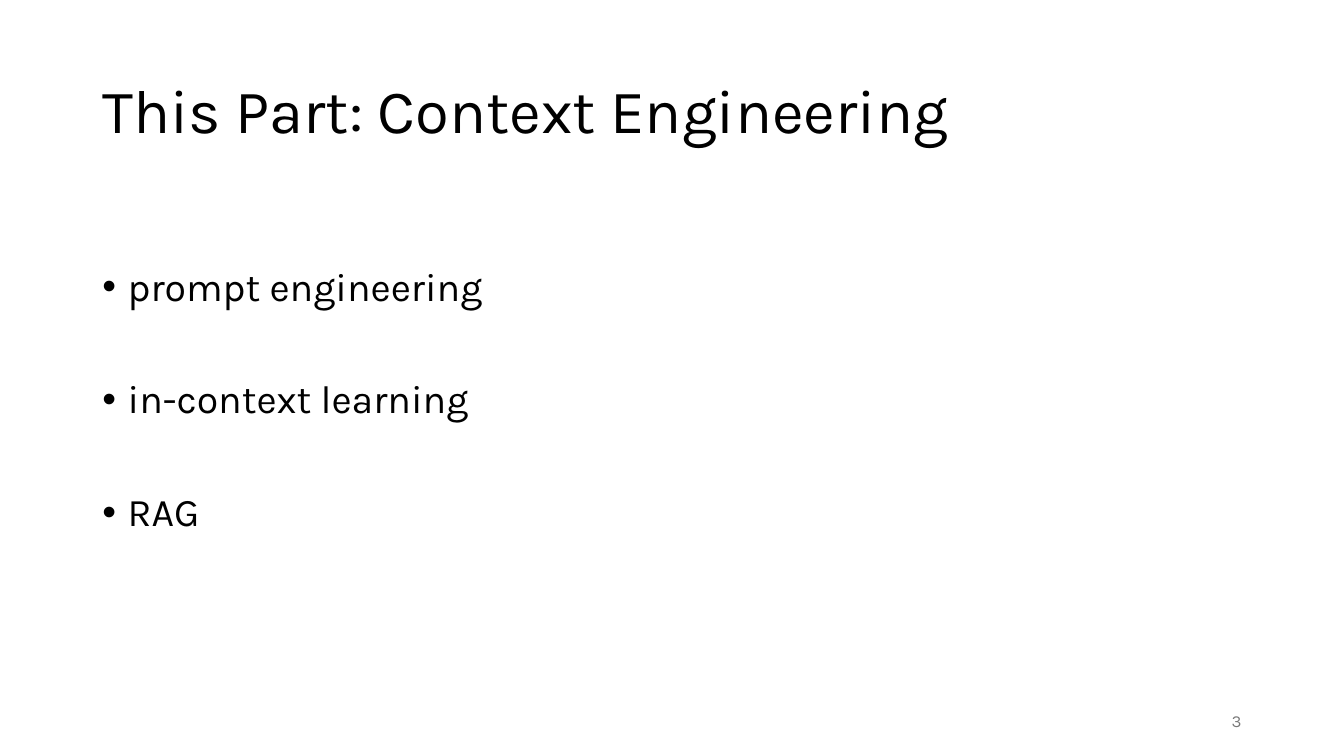
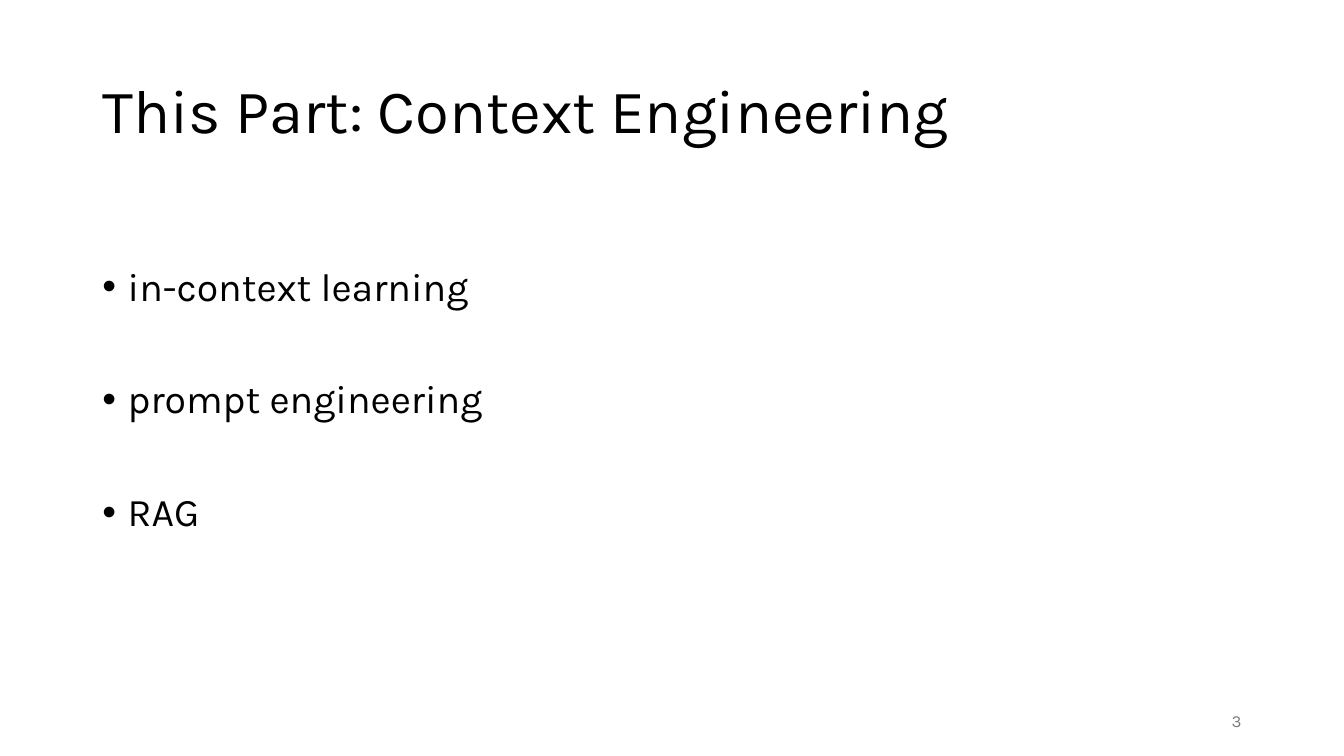
Before and after one commit to FelixWick/language_models, a slide deck: slide 3 of slides/4_context_engineering.pptx. Drawn at 1344x756 pixels with LibreOffice and Linux fonts; fonts in the diff are those of the drawing. Boxes give left, top, right and bottom in pixels: in the first picture for what was removed or moved away, otherwise in the second. Text is boxed around its words. In the diff, an @@ line names an element or a change of style, - is before the commit and + after.

Commit message:
more details on prompt engineering

```diff
--- a/slides/4_context_engineering.pptx
+++ b/slides/4_context_engineering.pptx
@@ text at [128, 274, 469, 311]: paragraph added @@
+• in-context learning
@@ text at [128, 386, 469, 423]: paragraph removed @@
-• in-context learning
```
Also in this commit, not shown: 5 other slides changed, 11 slides added, 6 slides removed, 1 other file.
